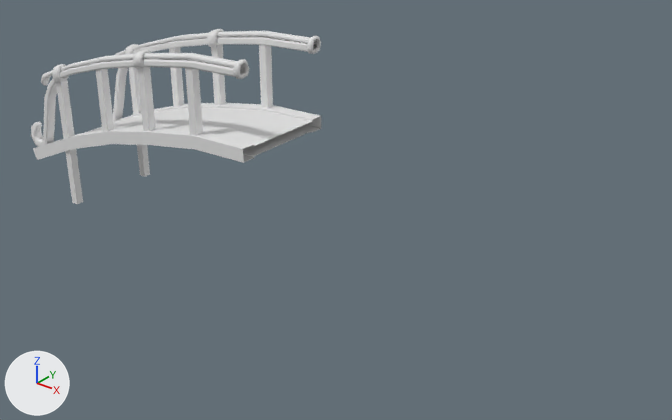
One commit to the OBJ model Assets/Resources/Meshes/Props/Puente/Puente_Definitivo.obj: the scene before it, then after it.
Camera for both pictures: a 50 mm camera at (500.0, -553.0, 375.0) aimed at (47.0, 13.0, 24.0). The lights are fixed; the arrows at lower left show +X, +Y and +Z. Where no turn or scale is listed for an object, it has been applied to the vertices. Vertices at the same position are counted once.

Objects in the first picture: 'Puente_Definitivo'.
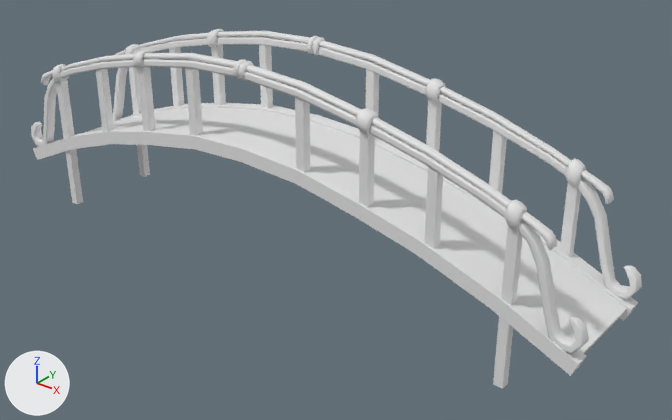
Commit message: Puente Definitivo Unido

What differs and where, as boxes (x1, y1, x2, y2) in the pictures (672 x 420 px):
'Puente_Definitivo', reshaped (110% wider, 105% taller)
    before: (31, 29, 321, 204)
    after: (31, 29, 642, 389)
part 1 of me_puente_definitivo, added
    after: (238, 61, 254, 80)
part 2 of me_puente_definitivo, added
    after: (244, 71, 589, 354)
part 3 of me_puente_definitivo, added
    after: (246, 65, 557, 250)
part 4 of me_puente_definitivo, added
    after: (356, 108, 379, 135)
part 5 of me_puente_definitivo, added
    after: (505, 200, 527, 232)
part 6 of me_puente_definitivo, added
    after: (425, 167, 443, 249)
part 7 of me_puente_definitivo, added
    after: (501, 226, 523, 305)
part 8 of me_puente_definitivo, added
    after: (359, 131, 375, 208)
part 9 of me_puente_definitivo, added
    after: (295, 97, 310, 172)
part 10 of me_puente_definitivo, added
    after: (312, 37, 325, 55)
part 11 of me_puente_definitivo, added
    after: (318, 46, 642, 300)
part 12 of me_puente_definitivo, added
    after: (319, 41, 614, 204)
part 13 of me_puente_definitivo, added
    after: (425, 78, 446, 103)
part 14 of me_puente_definitivo, added
    after: (565, 159, 586, 189)
part 15 of me_puente_definitivo, added
    after: (489, 130, 507, 194)
part 16 of me_puente_definitivo, added
    after: (560, 182, 581, 257)
part 17 of me_puente_definitivo, added
    after: (425, 99, 442, 167)
part 18 of me_puente_definitivo, added
    after: (366, 69, 379, 138)
part 19 of me_puente_definitivo, added
    after: (243, 116, 638, 376)
part 20 of me_puente_definitivo, added
    after: (493, 316, 513, 389)

Edits to the bpy script that builds the scene:
```text
Change me_puente_definitivo:
    where me_puente_definitivo.from_pydata(...)  # 1241 vertices, 2303 faces; spans x -305.0..0.0, y -53.0..54.0, z -35.0..161.0
    me_puente_definitivo part 1: the loose piece of 48 vertices spanning x -7.0..0.0, y -52.0..-37.0, z 146.0..161.0 is copied, and the copy is mirrored in x about the mesh origin; it spans x 0.0..6.0, y -53.0..-37.0, z 146.0..161.0
    me_puente_definitivo part 2: the loose piece of 220 vertices spanning x -305.0..-3.0, y -50.0..-39.0, z 16.0..154.0 is copied, and the copy is mirrored in x about the mesh origin; it spans x 3.0..305.0, y -50.0..-39.0, z 16.0..154.0
    me_puente_definitivo part 3: the loose piece of 144 vertices spanning x -276.0..-2.0, y -49.0..-40.0, z 85.0..159.0 is copied, and the copy is mirrored in x about the mesh origin; it spans x 2.0..276.0, y -49.0..-40.0, z 85.0..159.0
    me_puente_definitivo part 4: the loose piece of 48 vertices spanning x -129.0..-116.0, y -53.0..-36.0, z 130.0..148.0 is copied, and the copy is mirrored in x about the mesh origin; it spans x 116.0..129.0, y -54.0..-36.0, z 130.0..148.0
    me_puente_definitivo part 5: the loose piece of 48 vertices spanning x -252.0..-240.0, y -52.0..-37.0, z 91.0..112.0 is copied, and the copy is mirrored in x about the mesh origin; it spans x 240.0..252.0, y -53.0..-37.0, z 91.0..112.0
    me_puente_definitivo part 6: the loose piece of 8 vertices spanning x -186.0..-178.0, y -48.0..-41.0, z 55.0..125.0 is copied, and the copy is mirrored in x about the mesh origin; it spans x 178.0..186.0, y -49.0..-41.0, z 55.0..125.0
    me_puente_definitivo part 7: the loose piece of 8 vertices spanning x -250.0..-242.0, y -48.0..-40.0, z 35.0..105.0 is copied, and the copy is mirrored in x about the mesh origin; it spans x 242.0..250.0, y -49.0..-41.0, z 35.0..105.0
    me_puente_definitivo part 8: the loose piece of 8 vertices spanning x -126.0..-118.0, y -48.0..-41.0, z 68.0..138.0 is copied, and the copy is mirrored in x about the mesh origin; it spans x 118.0..126.0, y -49.0..-41.0, z 68.0..138.0
    me_puente_definitivo part 9: the loose piece of 8 vertices spanning x -64.0..-56.0, y -48.0..-41.0, z 79.0..149.0 is copied, and the copy is mirrored in x about the mesh origin; it spans x 56.0..64.0, y -49.0..-41.0, z 79.0..149.0
    me_puente_definitivo part 10: the loose piece of 48 vertices spanning x -7.0..0.0, y 37.0..53.0, z 146.0..161.0 is copied, and the copy is mirrored in x about the mesh origin; it spans x 0.0..6.0, y 37.0..52.0, z 146.0..161.0
    me_puente_definitivo part 11: the loose piece of 220 vertices spanning x -305.0..-3.0, y 39.0..50.0, z 16.0..154.0 is copied, and the copy is mirrored in x about the mesh origin; it spans x 3.0..305.0, y 39.0..50.0, z 16.0..154.0
    me_puente_definitivo part 12: the loose piece of 144 vertices spanning x -276.0..-2.0, y 40.0..49.0, z 85.0..159.0 is copied, and the copy is mirrored in x about the mesh origin; it spans x 2.0..276.0, y 40.0..49.0, z 85.0..159.0
    me_puente_definitivo part 13: the loose piece of 48 vertices spanning x -129.0..-116.0, y 36.0..54.0, z 130.0..148.0 is copied, and the copy is mirrored in x about the mesh origin; it spans x 116.0..129.0, y 36.0..53.0, z 130.0..148.0
    me_puente_definitivo part 14: the loose piece of 48 vertices spanning x -252.0..-240.0, y 37.0..53.0, z 91.0..112.0 is copied, and the copy is mirrored in x about the mesh origin; it spans x 240.0..252.0, y 37.0..52.0, z 91.0..112.0
    me_puente_definitivo part 15: the loose piece of 8 vertices spanning x -186.0..-178.0, y 41.0..49.0, z 55.0..125.0 is copied, and the copy is mirrored in x about the mesh origin; it spans x 178.0..186.0, y 41.0..48.0, z 55.0..125.0
    me_puente_definitivo part 16: the loose piece of 8 vertices spanning x -250.0..-242.0, y 41.0..49.0, z 35.0..105.0 is copied, and the copy is mirrored in x about the mesh origin; it spans x 242.0..250.0, y 40.0..48.0, z 35.0..105.0
    me_puente_definitivo part 17: the loose piece of 8 vertices spanning x -126.0..-118.0, y 41.0..49.0, z 68.0..138.0 is copied, and the copy is mirrored in x about the mesh origin; it spans x 118.0..126.0, y 41.0..48.0, z 68.0..138.0
    me_puente_definitivo part 18: the loose piece of 8 vertices spanning x -64.0..-56.0, y 41.0..49.0, z 79.0..149.0 is copied, and the copy is mirrored in x about the mesh origin; it spans x 56.0..64.0, y 41.0..48.0, z 79.0..149.0
    me_puente_definitivo part 19: the loose piece of 145 vertices spanning x -304.0..0.0, y -50.0..51.0, z 0.0..88.0 is copied, and the copy is turned 180 degrees about the z axis through the mesh origin; it spans x 0.0..304.0, y -51.0..50.0, z 0.0..88.0
    me_puente_definitivo part 20: the loose piece of 8 vertices spanning x -250.0..-242.0, y -48.0..-40.0, z -35.0..29.0 is copied, and the copy is turned 180 degrees about the z axis through its middle, then moved by (492.0, -1.0, 0.0); it spans x 242.0..250.0, y -49.0..-42.0, z -35.0..29.0
```
